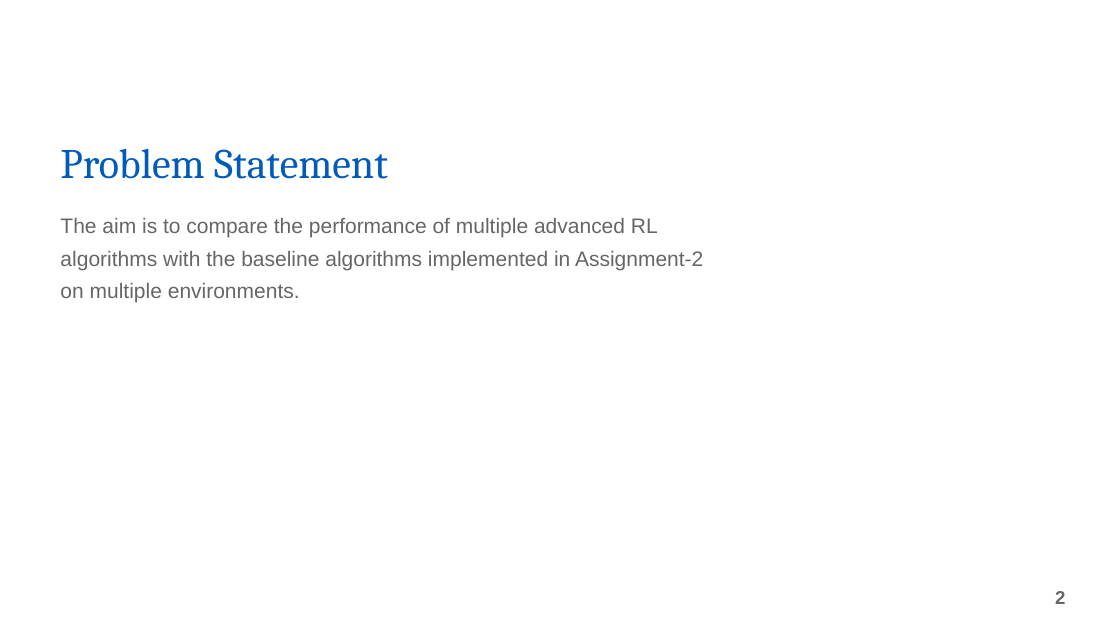
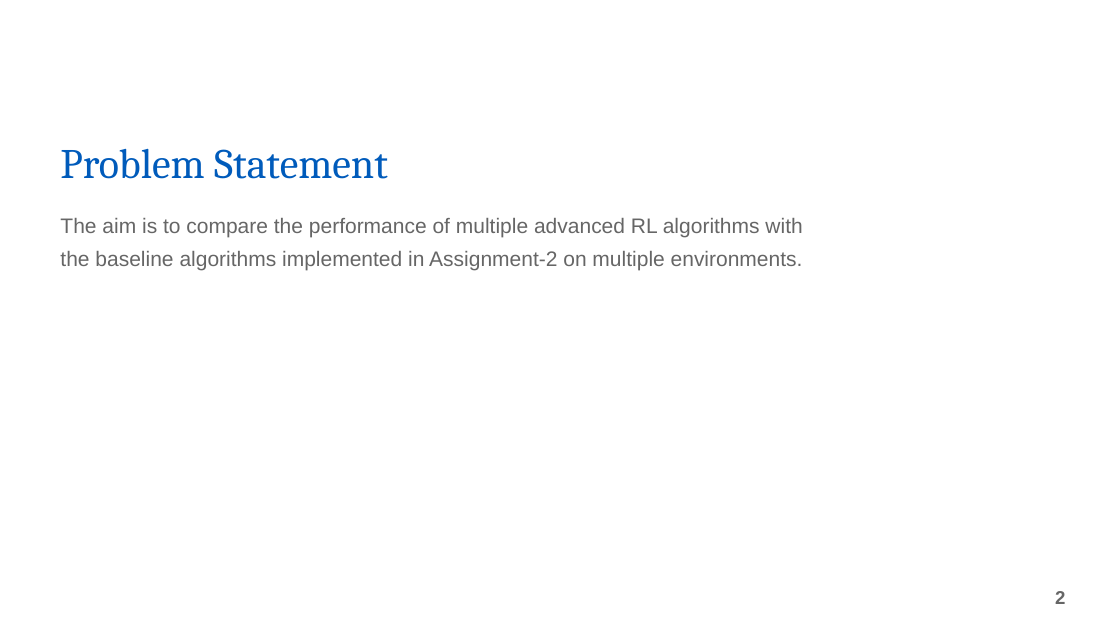
Before and after one commit to vivek-viswam-rv/rl-experiments, a slide deck: slide 2 of Final Project Presentation.pptx. Drawn at 1120x630 pixels with LibreOffice and Linux fonts; fonts in the diff are those of the drawing; background and template pictures are left out. Boxes give left, top, right and bottom in pixels: in the first picture for what was removed or moved away, otherwise in the second. Text is boxed around its words. In the diff, an @@ line names an element or a change of style, - is before the commit and + after.

Commit message:
Final Updated PPT

```diff
--- a/Final Project Presentation.pptx
+++ b/Final Project Presentation.pptx
@@ text "The aim is to compare ..." rewrapped from box(60, 218, 703, 303) to box(60, 218, 803, 270) @@
```
Also in this commit, not shown: 3 other slides changed, 6 slides added, 2 slides removed.
